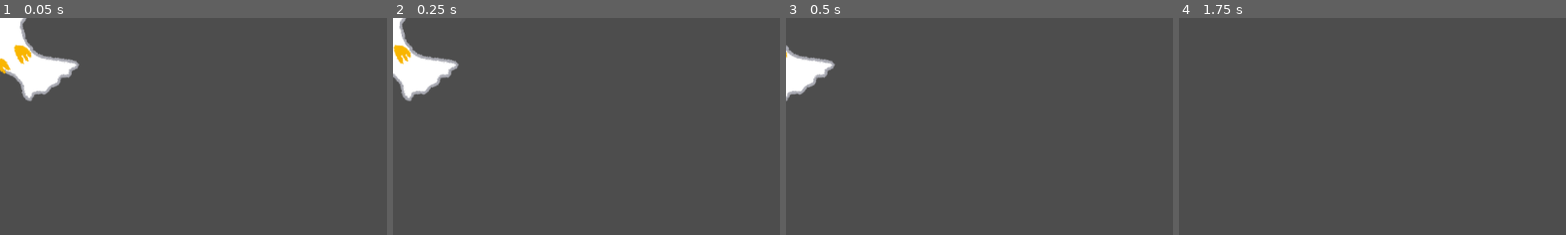
Above: before the commit, frames 1-4 (left to right).
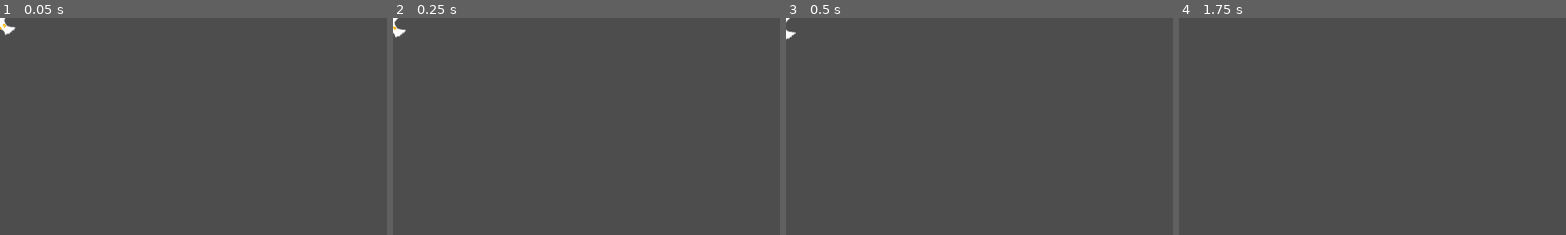
Above: after the commit, the same moments.

Repository: Tyrannicodin/crab-castle
Game: Godot game, scene res://game/enemies/Seagull.tscn
Two runs of this game, one before a commit and one after it. Both use one fixed random seed, a clock stepped at 60 frames per second and the inputs below. This scene is started directly instead of the project's main scene.
Inputs:
- Up to frame 1 (0.05 s): no input
- Up to frame 2 (0.25 s): no input
- Up to frame 3 (0.5 s): no input
- Up to frame 4 (1.75 s): tap Enter at 1.25 s
The pictures show only the part of the screen within x 0-50%, y 0-50%; the shares and areas given below are measured in that part.

The runs differ from the first frame. In frame 1, 3.8% of the frame differs, in the area x 0-21%, y 0-39%; in frame 2, 2.9%; in frame 3, 1.8%; in frame 4, nothing differs.

Commit message:
adjustments to the seagull

Diff:
--- a/game/enemies/Seagull.tscn
+++ b/game/enemies/Seagull.tscn
@@ -4,8 +4,9 @@
 [ext_resource type="Script" uid="uid://fuh45tl6bm2n" path="res://game/enemy.gd" id="2_xy0jy"]
 
 [node name="Seagull" type="Sprite2D"]
+scale = Vector2(0.2, 0.2)
 texture = ExtResource("1_p5qvc")
 script = ExtResource("2_xy0jy")
 display_name = "Seagull"
-speed = 100
+speed = 20
 health = 100
--- a/game/enemy.gd
+++ b/game/enemy.gd
@@ -5,5 +5,9 @@
 @export var speed: int
 @export var health: int
 
+var time = 0.0
+
 func _process(delta: float) -> void:
+	time += delta
 	self.position.x -= delta * speed
+	self.position.y = 10 * sin(2 * time)
